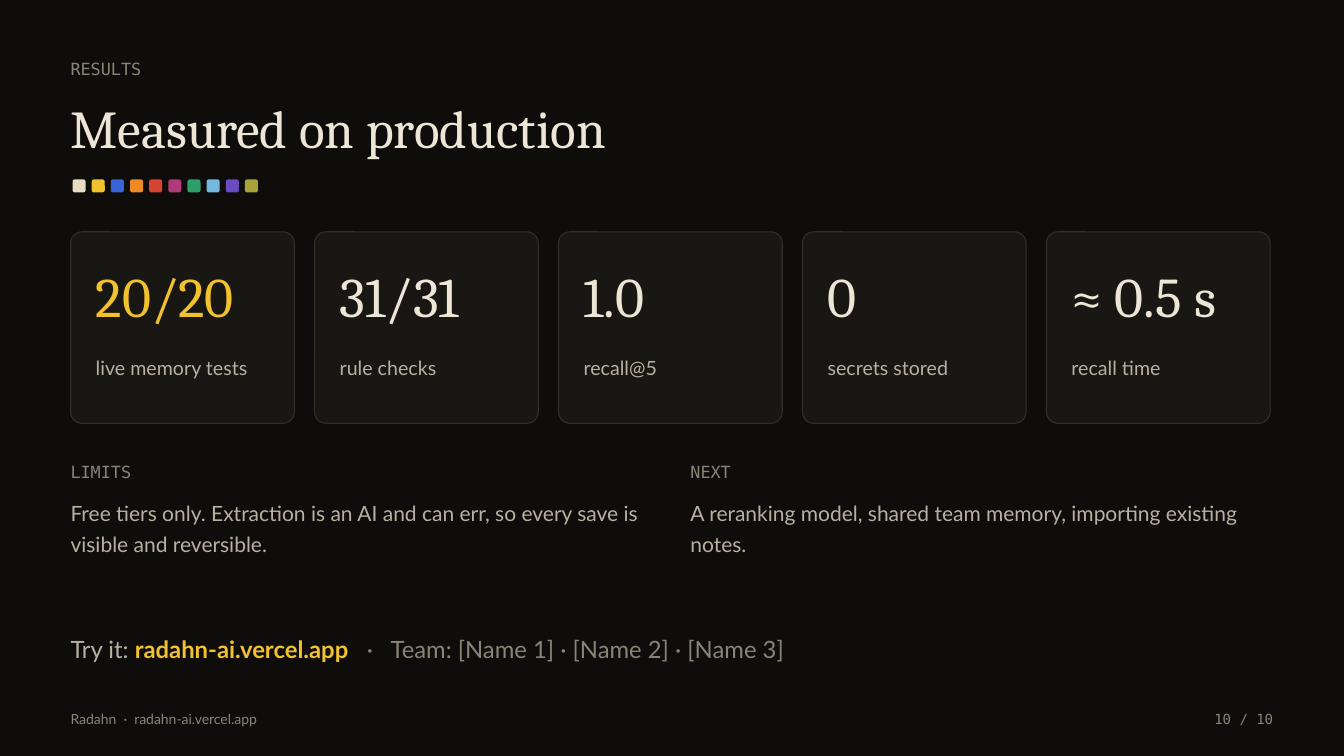
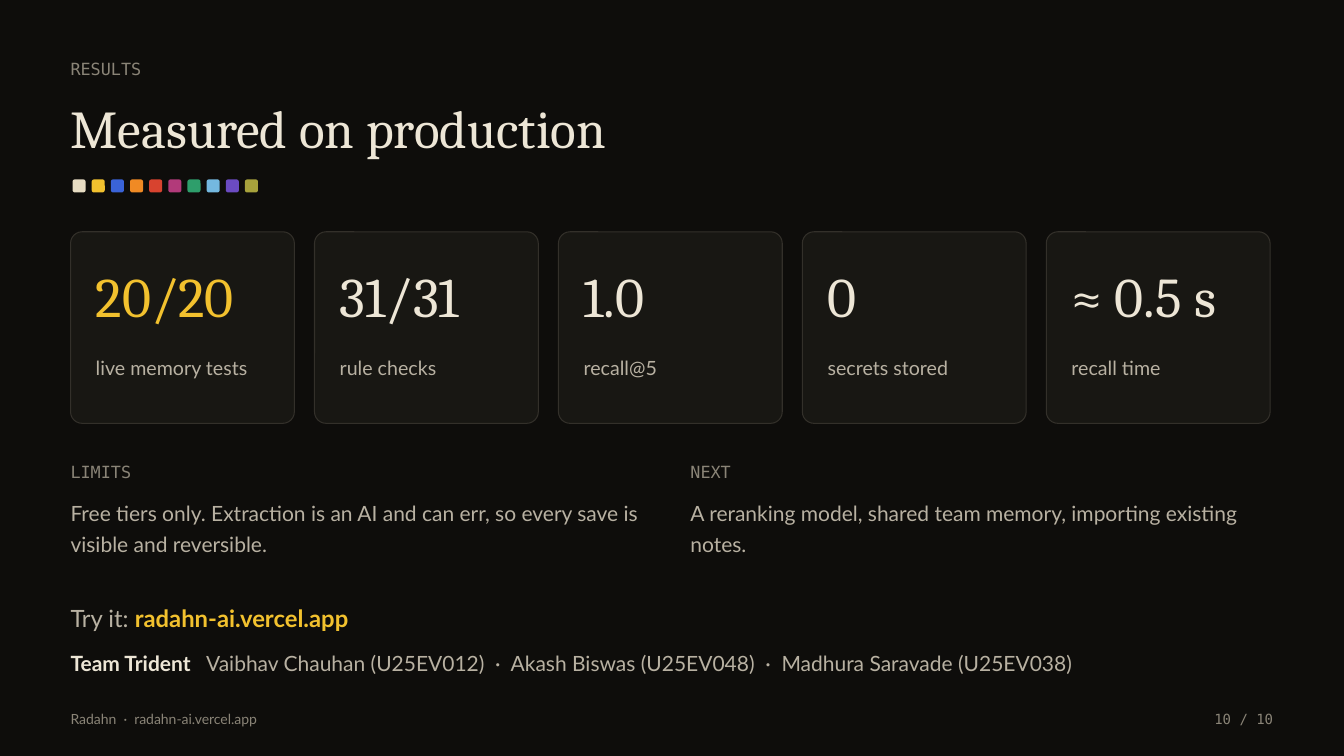
Before and after one commit to vaibhavcodesx/radahn, a slide deck: slide 10 of docs/deck/Radahn.pptx. Drawn at 1344x756 pixels with LibreOffice and Linux fonts; fonts in the diff are those of the drawing. Boxes give left, top, right and bottom in pixels: in the first picture for what was removed or moved away, otherwise in the second. Text is boxed around its words. In the diff, an @@ line names an element or a change of style, - is before the commit and + after.

```diff
--- a/docs/deck/Radahn.pptx
+++ b/docs/deck/Radahn.pptx
@@ text at (71, 609, 348, 631): text changed; text colour #8A8477 to #F2C12E; bold on @@
-Try it: radahn-ai.vercel.app · Team: [Name 1] · [Name 2] · [Name 3]
+Try it: radahn-ai.vercel.app
@@ text added at (71, 655, 1072, 674), 15 pt, text #B8B1A2 @@
+Team Trident Vaibhav Chauhan (U25EV012) · Akash Biswas (U25EV048) · Madhura Saravade (U25EV038)
```
Also in this commit, not shown: 1 other slide changed, 1 other file.
